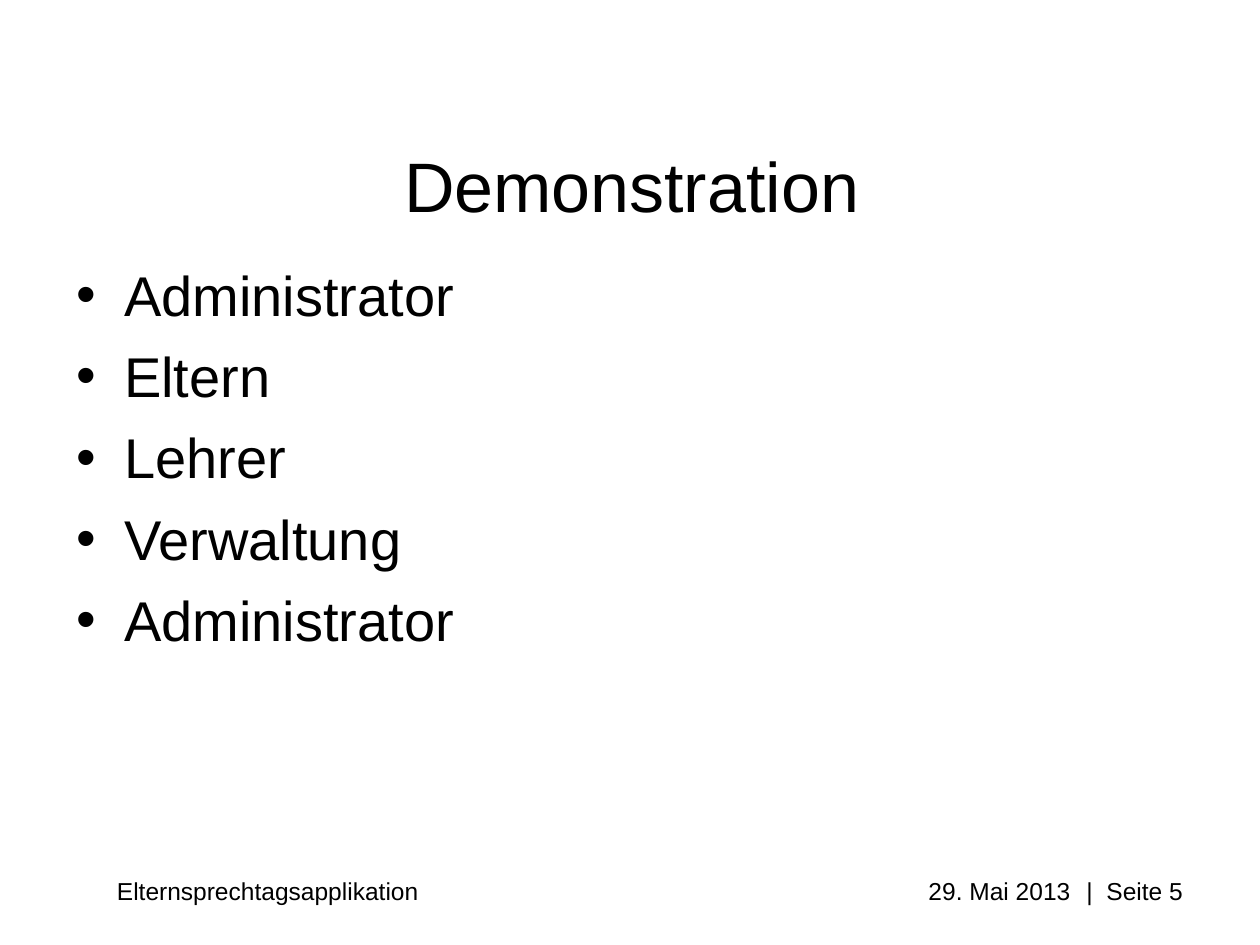
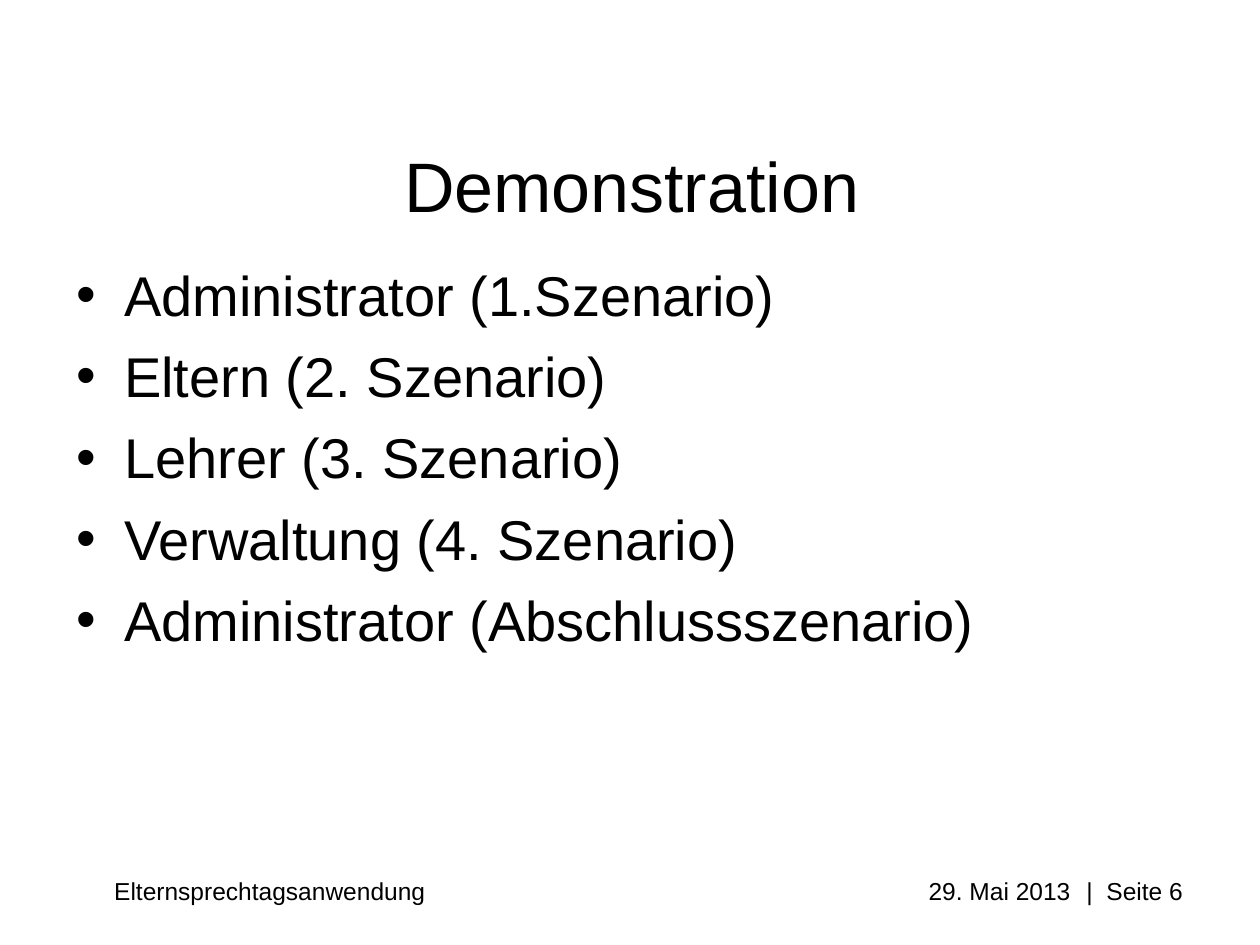
Before and after one commit to Professi/esta, a slide deck: slide 6 of docs/Praesentation/Elternsprechtagsapplikation(ESTA).ppt (slide 5 before the commit). Drawn at 1260x945 pixels with LibreOffice and Linux fonts; fonts in the diff are those of the drawing; background and template pictures are left out. Boxes give left, top, right and bottom in pixels: in the first picture for what was removed or moved away, otherwise in the second. Text is boxed around its words. In the diff, an @@ line names an element or a change of style, - is before the commit and + after.

```diff
--- a/docs/Praesentation/Elternsprechtagsapplikation(ESTA).ppt
+++ b/docs/Praesentation/Elternsprechtagsapplikation(ESTA).ppt
@@ text at [124, 275, 973, 652]: text changed @@
-• Administrator
-• Eltern
-• Lehrer
-• Verwaltung
-• Administrator
+• Administrator (1.Szenario)
+• Eltern (2. Szenario)
+• Lehrer (3. Szenario)
+• Verwaltung (4. Szenario)
+• Administrator (Abschlussszenario)
@@ text at [114, 882, 1183, 905]: text changed @@
-Elternsprechtagsapplikation 29. Mai 2013 | Seite 5
+Elternsprechtagsanwendung 29. Mai 2013 | Seite 6
```
Also in this commit, not shown: 4 other slides changed, 1 slide added, 2 other files.
